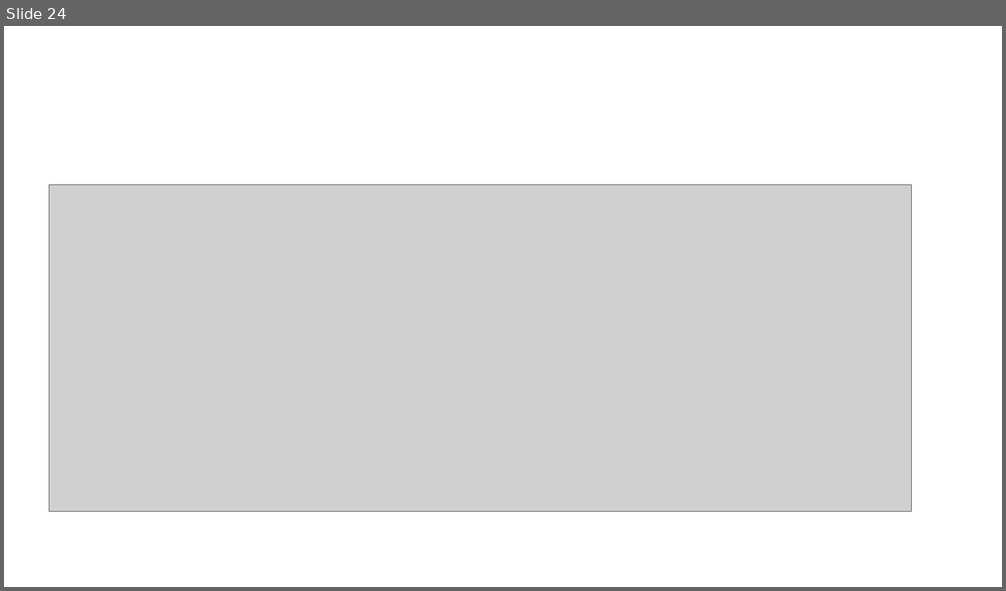
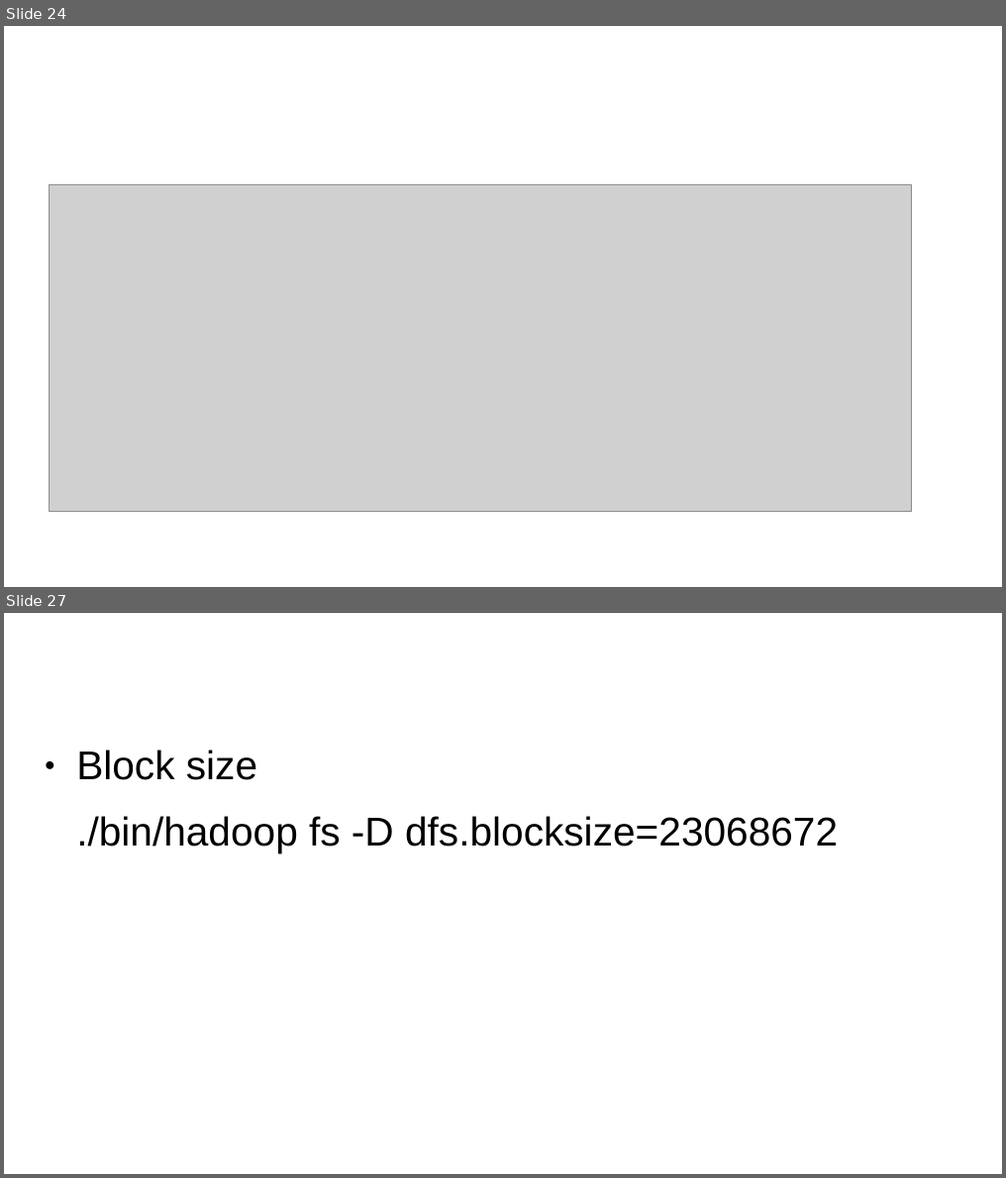
Before and after one commit to marioeljuga/Big-Data-WS2022-Spark, a slide deck: performance_analysis2.odp. Shown one above the other, each under a label of ours: slide 24 before the commit, slides 24 and 27 after it; the slides between them are not shown. The pictures are 1006x591 and 1006x1178 pixels, drawn with LibreOffice and Linux fonts; fonts in the diff are those of the drawing; grey boxes stand for pictures. Boxes give left, top, right and bottom in pixels: in the first picture for what was removed or moved away, otherwise in the second. Text is boxed around its words. In the diff, an @@ line names an element or a change of style, - is before the commit and + after.

```diff
--- a/performance_analysis2.odp
+++ b/performance_analysis2.odp
@@ slide 27 added at box(4, 613, 1002, 1174), background #FFFFFF @@
@@ text added at box(76, 750, 838, 854), 32 pt, text #000000 @@
+● Block size
+./bin/hadoop fs -D dfs.blocksize=23068672
```
Also in this commit, not shown: 1 slide changed, 6 other slides added, 3 other files.
